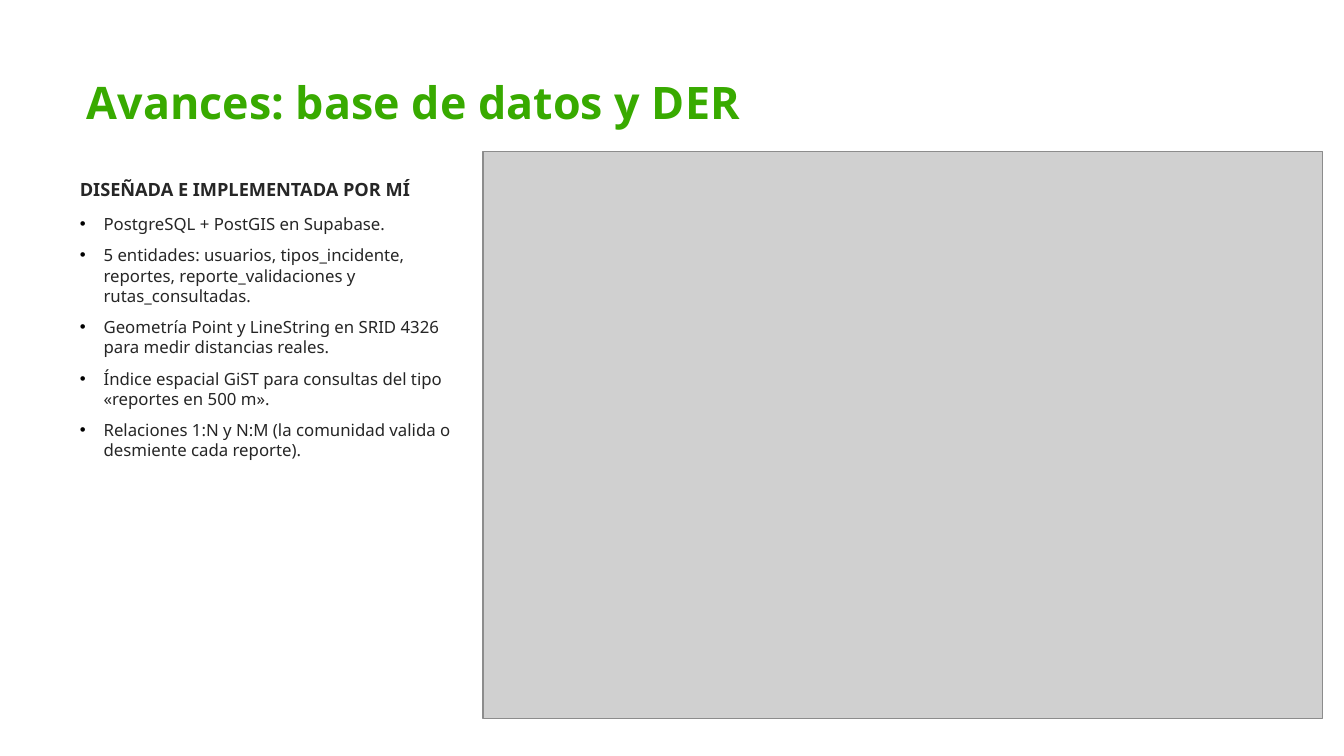
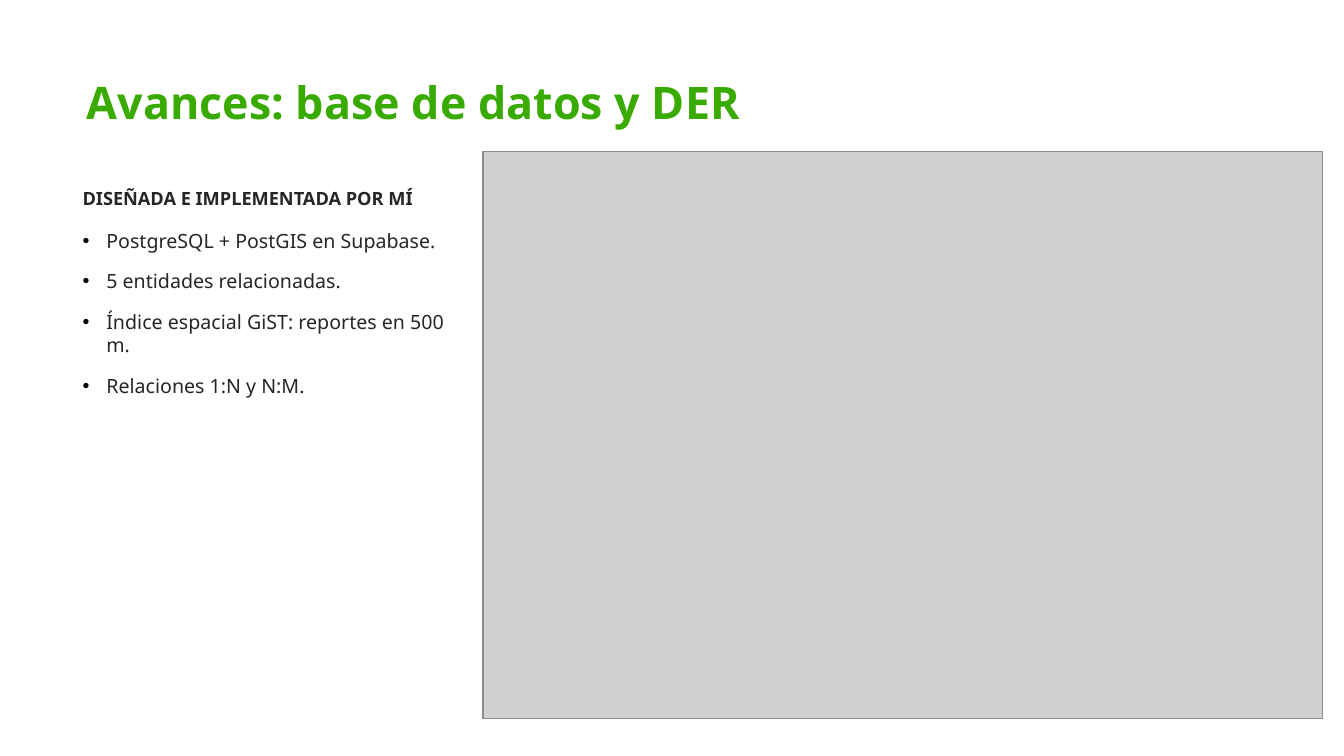
Before and after one commit to gabycastabaryo3-cmd/media-tecnica, a slide deck: slide 10 of docs/presentacion.pptx. Drawn at 1344x756 pixels with LibreOffice and Linux fonts; fonts in the diff are those of the drawing; grey boxes stand for pictures; background and template pictures are left out. Boxes give left, top, right and bottom in pixels: in the first picture for what was removed or moved away, otherwise in the second. Text is boxed around its words. In the diff, an @@ line names an element or a change of style, - is before the commit and + after.

```diff
--- a/docs/presentacion.pptx
+++ b/docs/presentacion.pptx
@@ text "DISEÑADA E IMPLEMENTADA POR MÍ": place and size @@
-text "DISEÑADA E IMPLEMENTADA POR MÍ" at <box>80,179,450,460</box>
+text "DISEÑADA E IMPLEMENTADA POR MÍ" at <box>83,188,444,398</box>
@@ text at <box>83,188,436,253</box>: size 12 to 14 pt in "PostgreSQL + PostGIS en Supabase."; more space between paragraphs @@
@@ text at <box>106,273,444,398</box>: text changed; size 12 to 14 pt @@
-• 5 entidades: usuarios, tipos_incidente, reportes, reporte_validaciones y rutas_consultadas.
-• Geometría Point y LineString en SRID 4326 para medir distancias reales.
-• Índice espacial GiST para consultas del tipo «reportes en 500 m».
-• Relaciones 1:N y N:M (la comunidad valida o desmiente cada reporte).
+• 5 entidades relacionadas.
+• Índice espacial GiST: reportes en 500 m.
+• Relaciones 1:N y N:M.
```
Also in this commit, not shown: 8 other slides changed, 2 other files.
